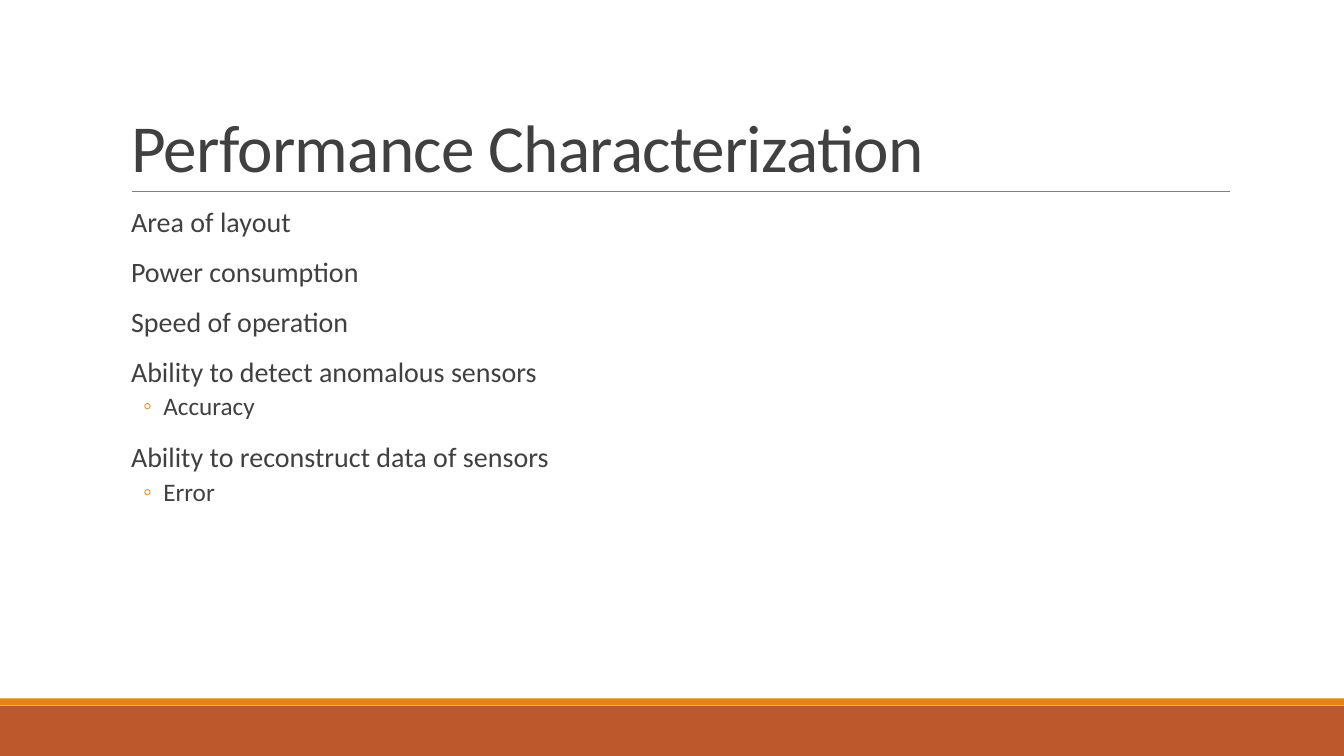
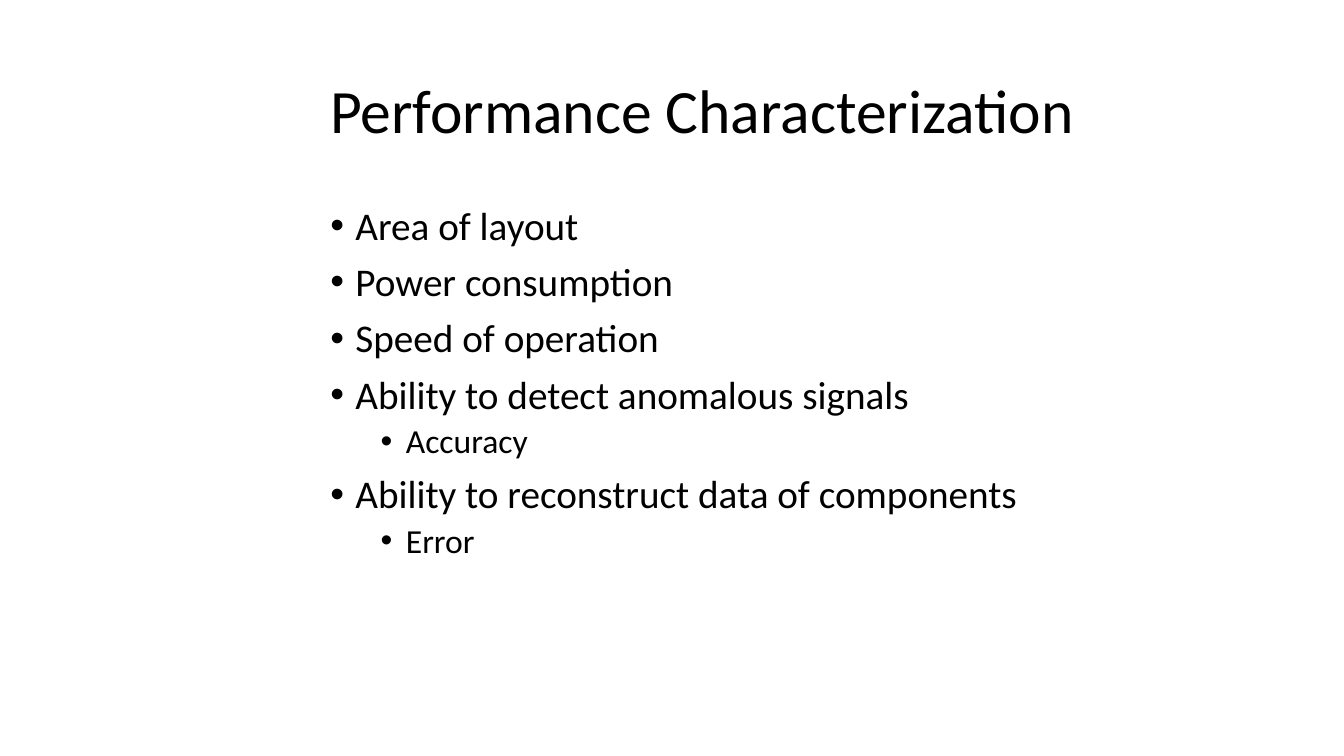
Before and after one commit to mayersjd/HardwareCNN, a slide deck: slide 27 of ProjectProposal.pptx (slide 8 before the commit). Drawn at 1344x756 pixels with LibreOffice and Linux fonts; fonts in the diff are those of the drawing; background and template pictures are left out. Boxes give left, top, right and bottom in pixels: in the first picture for what was removed or moved away, otherwise in the second. Text is boxed around its words. In the diff, an @@ line names an element or a change of style, - is before the commit and + after.

```diff
--- a/ProjectProposal.pptx
+++ b/ProjectProposal.pptx
@@ title "Performance Characterization": place and size @@
-title "Performance Characterization" at <box>131,125,924,173</box>
+title "Performance Characterization" at <box>330,90,1074,134</box>
@@ title "Performance Characterization" at <box>330,90,1074,134</box>: size 48 to 44 pt, text colour #404040 to #000000, letter spacing -0.5 to 0 pt; line spacing 0.85 to 0.9; vertical alignment bottom to middle @@
@@ line removed from (132, 192) to (1231, 192) @@
@@ text "Area of layout": place and size @@
-text "Area of layout" at <box>131,212,549,501</box>
+text "Area of layout" at <box>355,212,1017,554</box>
@@ text at <box>355,212,673,554</box>: size 20 to 28 pt in "Area of layout", "Power consumption", "Speed of operation"; text colour #404040 to #000000 in "Area of layout", "Power consumption", "Speed of operation", "Accuracy" and 1 more places; size 18 to 24 pt in "Accuracy", "Error"; bullet   to •; less space between paragraphs; bullet ◦ to • @@
@@ text at <box>355,381,908,416</box>: text changed; size 20 to 28 pt; text colour #404040 to #000000 @@
-  Ability to detect anomalous sensors
+• Ability to detect anomalous signals
@@ text at <box>355,480,1017,515</box>: text changed; size 20 to 28 pt; text colour #404040 to #000000 @@
-  Ability to reconstruct data of sensors
+• Ability to reconstruct data of components
@@ rectangle removed at <box>0,706,1344,756</box> @@
@@ rectangle removed at <box>0,699,1344,706</box> @@
```
Also in this commit, not shown: 4 other slides changed, 22 slides added, 3 slides removed.
